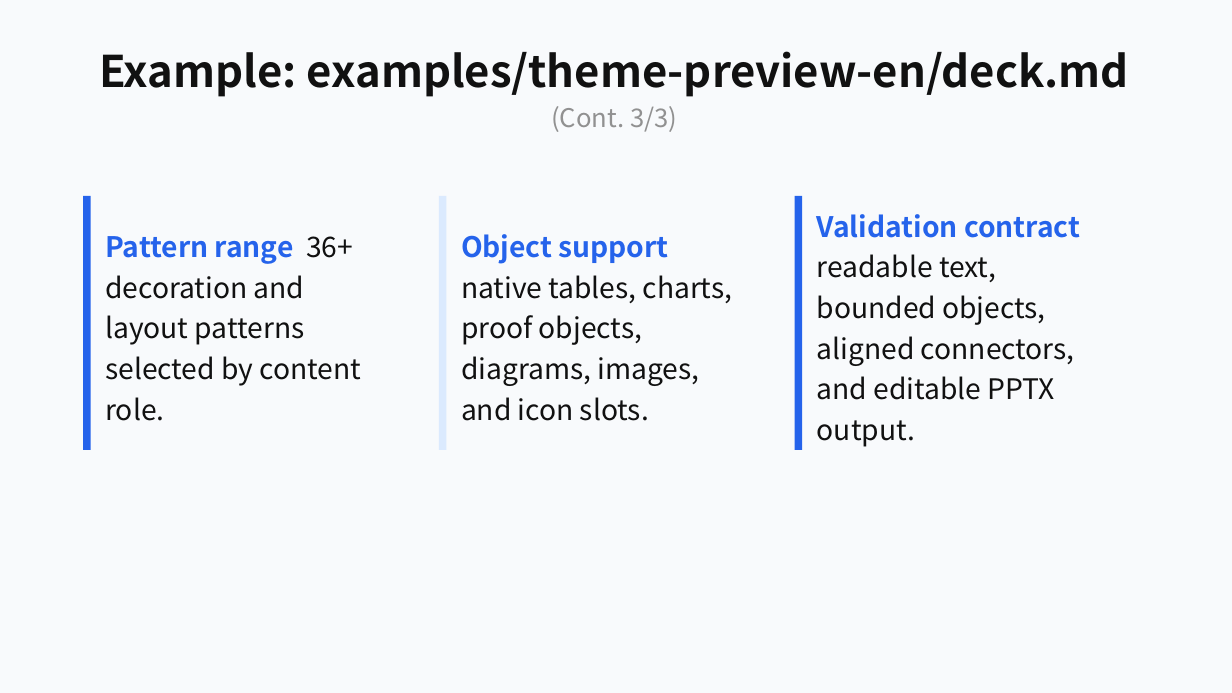
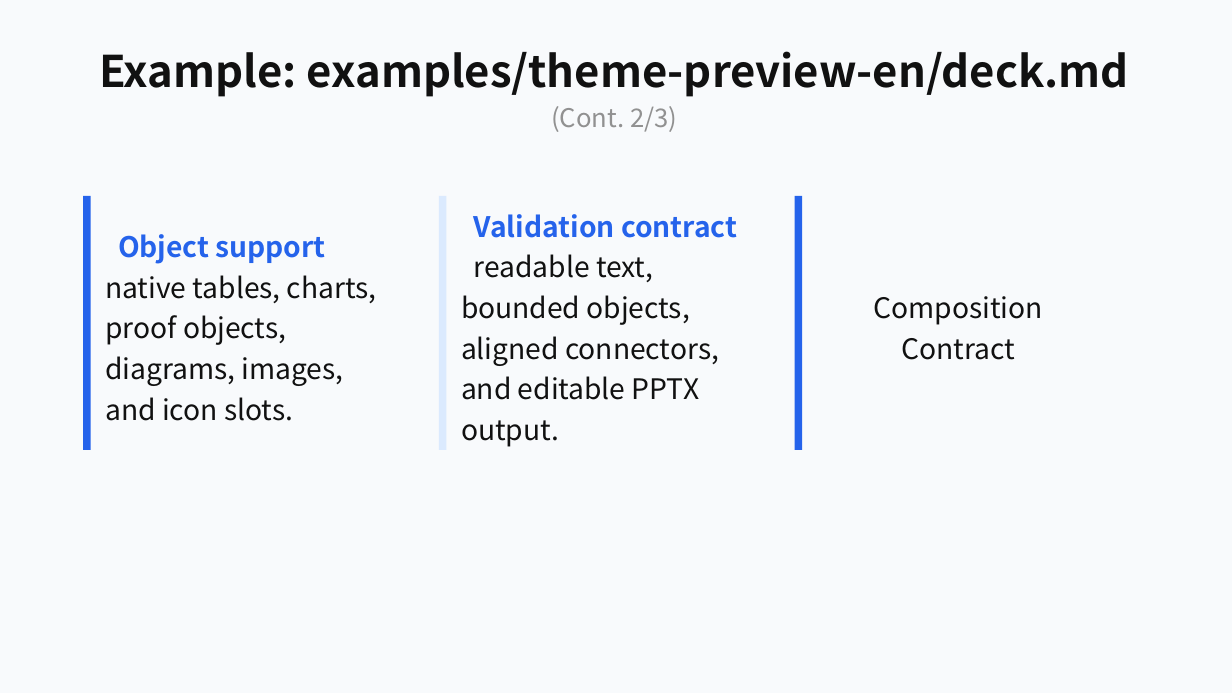
Before and after one commit to ch040602/mdpr-skill, a slide deck: slide 29 of artifacts/mdpr-vs-skill/mdpr-baseline-result.pptx (slide 33 before the commit). Drawn at 1232x693 pixels with LibreOffice and Linux fonts; fonts in the diff are those of the drawing. Boxes give left, top, right and bottom in pixels: in the first picture for what was removed or moved away, otherwise in the second. Text is boxed around its words. In the diff, an @@ line names an element or a change of style, - is before the commit and + after.

```diff
--- a/artifacts/mdpr-vs-skill/mdpr-baseline-result.pptx
+++ b/artifacts/mdpr-vs-skill/mdpr-baseline-result.pptx
@@ text at [99, 51, 1129, 132]: text changed @@
-Example: examples/theme-preview-en/deck.md (Cont. 3/3)
+Example: examples/theme-preview-en/deck.md (Cont. 2/3)
@@ text at [105, 234, 377, 421]: text changed @@
-Pattern range 36+ decoration and layout patterns selected by content role.
+Object support native tables, charts, proof objects, diagrams, images, and icon slots.
@@ text at [461, 214, 737, 447]: text changed @@
-Object support native tables, charts, proof objects, diagrams, images, and icon slots.
+Validation contract readable text, bounded objects, aligned connectors, and editable PPTX output.
@@ text at [874, 296, 1043, 360]: text changed @@
-Validation contract readable text, bounded objects, aligned connectors, and editable PPTX output.
+Composition Contract
```
Also in this commit, not shown: 6 other slides changed, 1 slide added, 4 slides removed, 12 other files.
